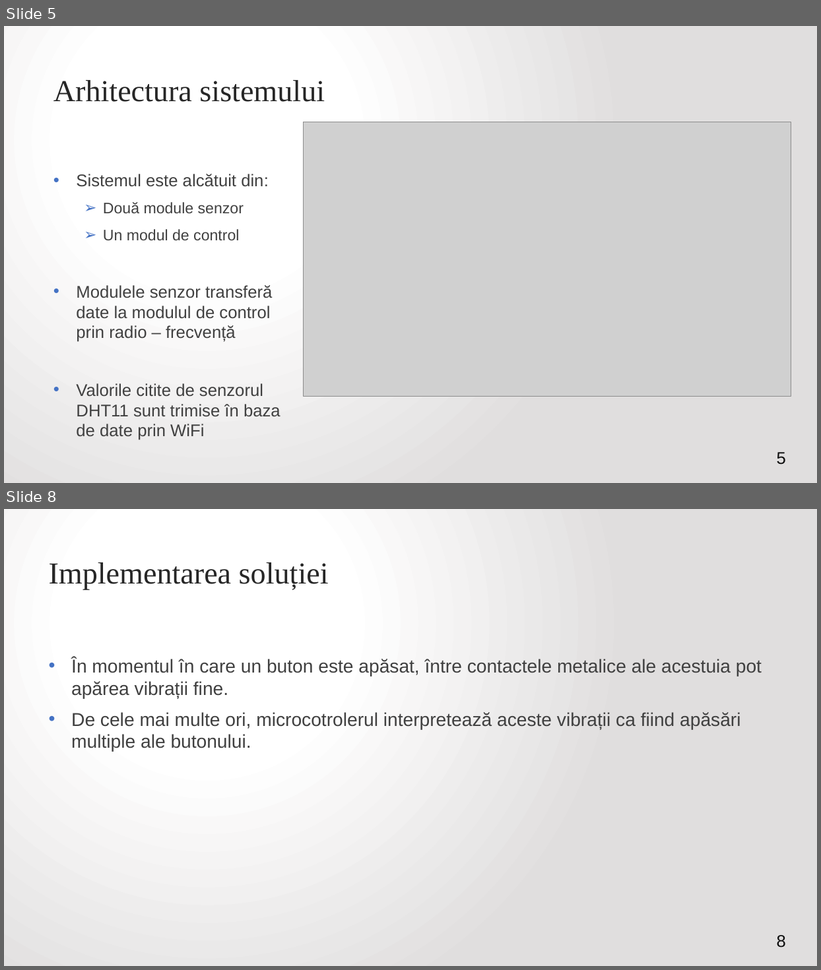
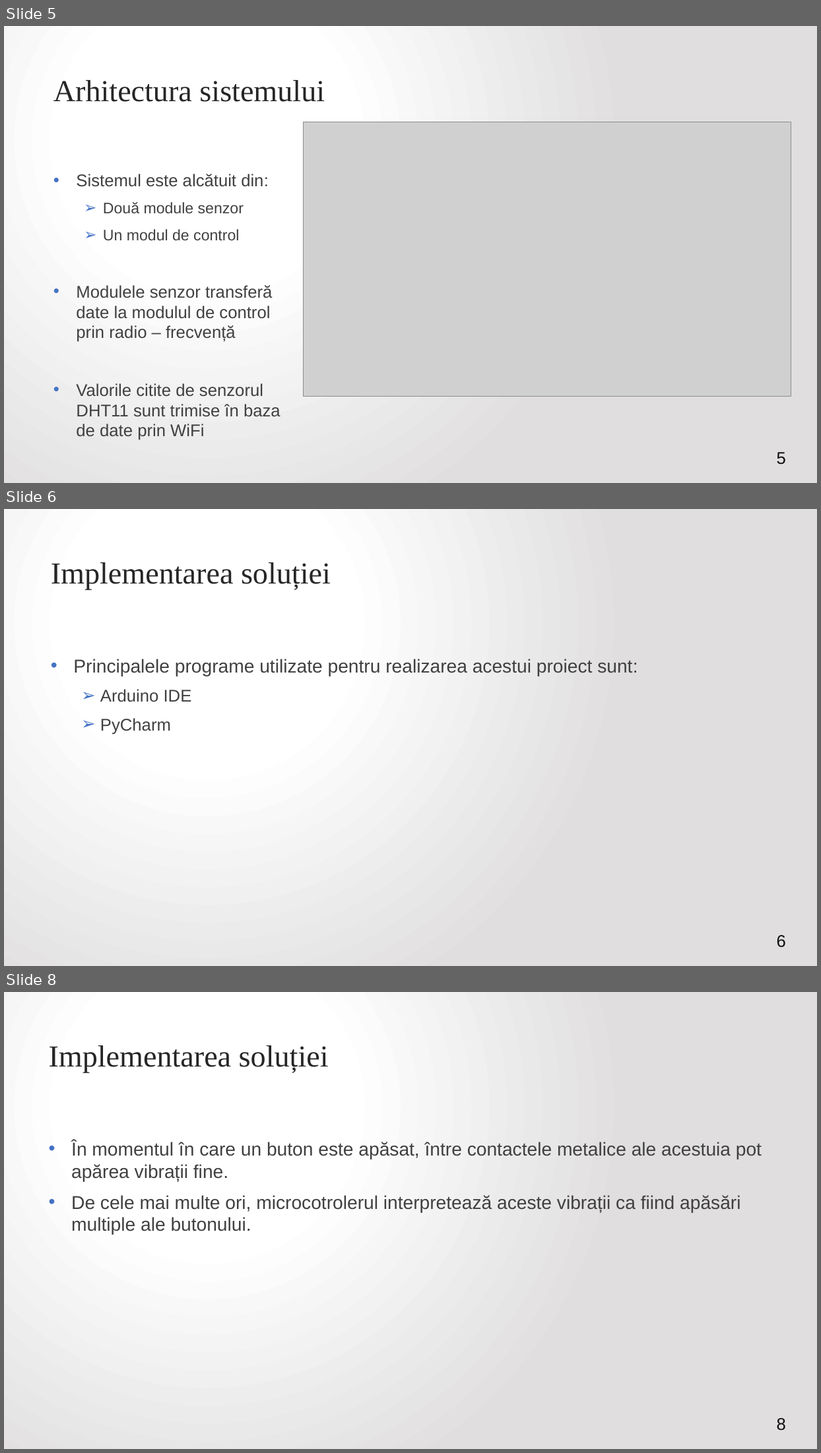
Before and after one commit to VitomirDragan/TemperatureManagement-IOT-, a slide deck: Prezentare/Termostat inteligent controlat printr-o aplicație web2.pptx. Shown one above the other, each under a label of ours: slides 5 and 8 before the commit, slides 5, 6 and 8 after it; the slides between them are not shown. The pictures are 821x970 and 821x1453 pixels, drawn with LibreOffice and Linux fonts; fonts in the diff are those of the drawing; grey boxes stand for pictures; background and template pictures are left out. Boxes give left, top, right and bottom in pixels: in the first picture for what was removed or moved away, otherwise in the second. Text is boxed around its words. In the diff, an @@ line names an element or a change of style, - is before the commit and + after.

```diff
--- a/Prezentare/Termostat inteligent controlat printr-o aplicație web2.pptx
+++ b/Prezentare/Termostat inteligent controlat printr-o aplicație web2.pptx
@@ slide 6 added at (x1=4, y1=509, x2=817, y2=966), background gradient #FFFFFF to #E1DFDF @@
@@ title added at (x1=51, y1=562, x2=331, y2=590), 36 pt, text #262626 @@
+Implementarea soluției
@@ text added at (x1=73, y1=659, x2=638, y2=735), 22 pt, text #404040 @@
+• Principalele programe utilizate pentru realizarea acestui proiect sunt:
+  ➢ Arduino IDE
+  ➢ PyCharm
@@ page number added at (x1=777, y1=935, x2=786, y2=948), 20 pt, text #0D0D0D @@
+6
```
Also in this commit, not shown: 1 slide changed, 1 slide removed, 1 other file.
